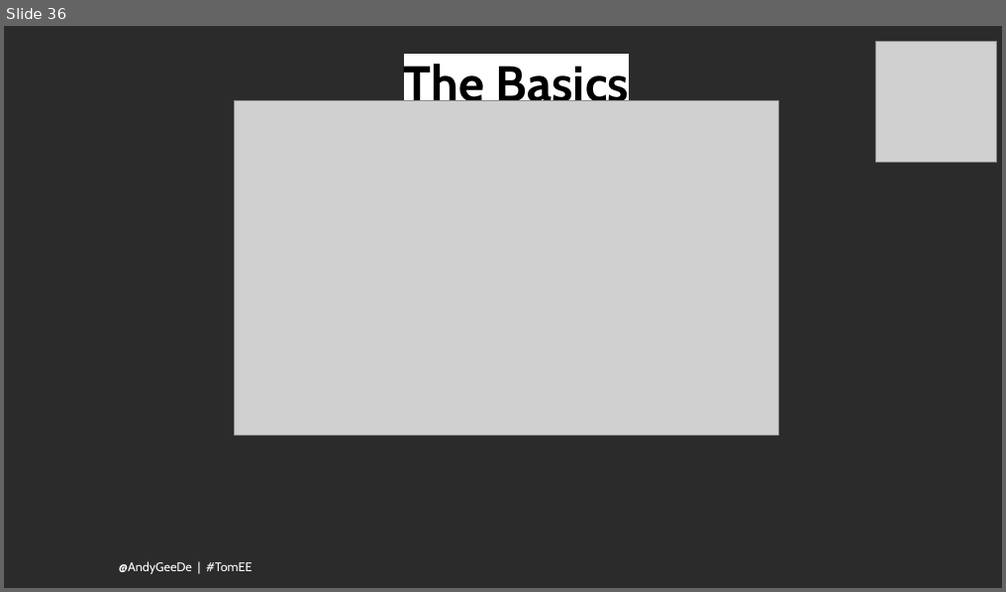
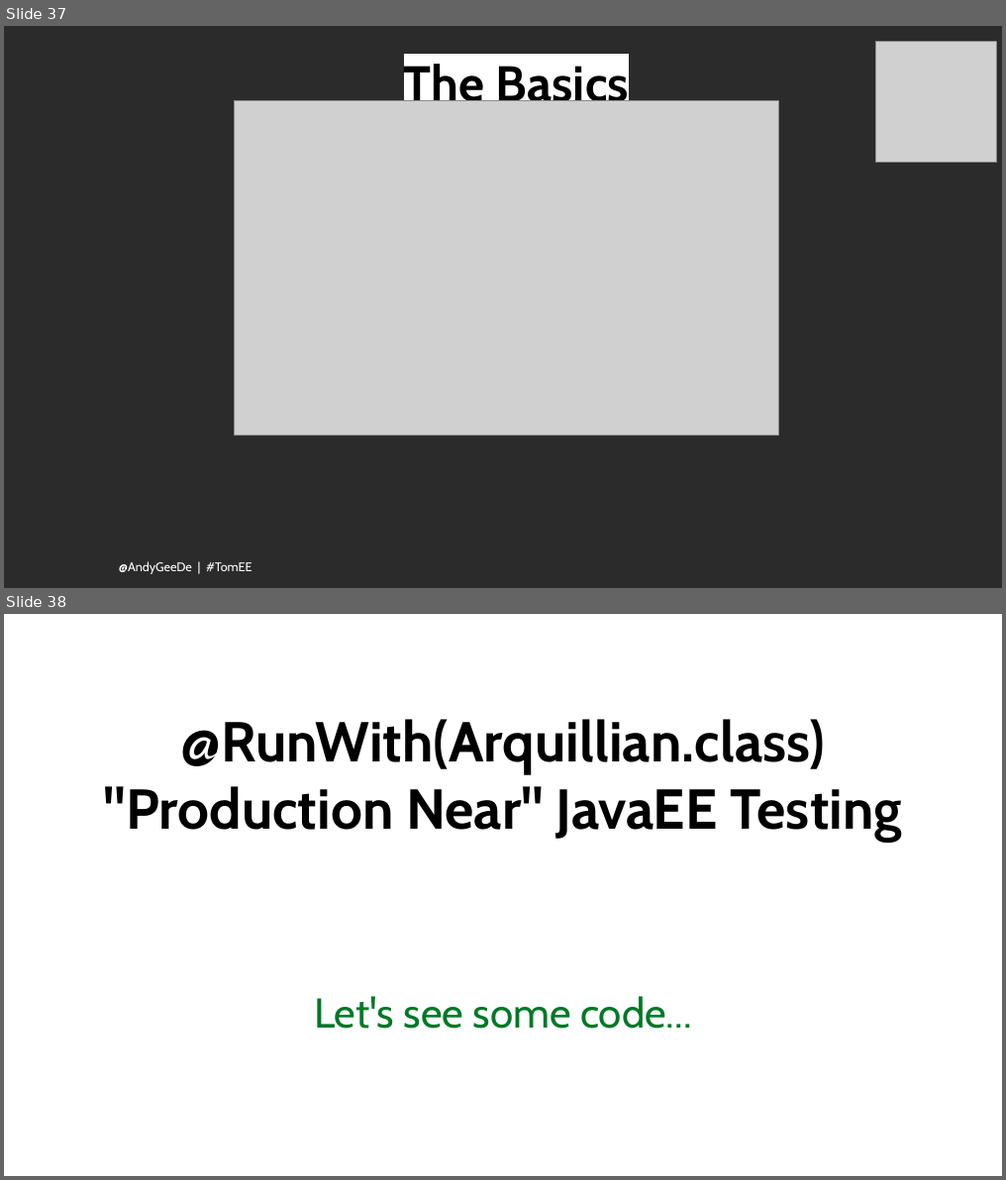
Before and after one commit to AndyGee/arquillian-demo, a slide deck: Apache_TomEE_Arquillian.odp. Shown one above the other, each under a label of ours: slide 36 before the commit, slides 37 and 38 after it. The pictures are 1006x592 and 1006x1180 pixels, drawn with LibreOffice and Linux fonts; fonts in the diff are those of the drawing; grey boxes stand for pictures; background and template pictures are left out; a plain dark background stands for a picture behind light text. Boxes give left, top, right and bottom in pixels: in the first picture for what was removed or moved away, otherwise in the second. Text is boxed around its words. In the diff, an @@ line names an element or a change of style, - is before the commit and + after.

```diff
--- a/Apache_TomEE_Arquillian.odp
+++ b/Apache_TomEE_Arquillian.odp
@@ slide 38 added at <box>4,614,1002,1176</box>, background picture (left out) @@
@@ title added at <box>104,719,902,842</box>, 54 pt, text #000000, bold @@
+@RunWith(Arquillian.class) "Production Near" JavaEE Testing
@@ subtitle added at <box>314,996,692,1029</box>, 40 pt, text #007826 @@
+Let's see some code...
@@ text added at <box>111,1145,443,1167</box>, 12 pt, text #FFFFFF @@
+@AndyGeeDe | #TomEE
@@ what was slide 36 is now slide 37 @@
```
Also in this commit, not shown: 1 other slide added, 9 other files.
